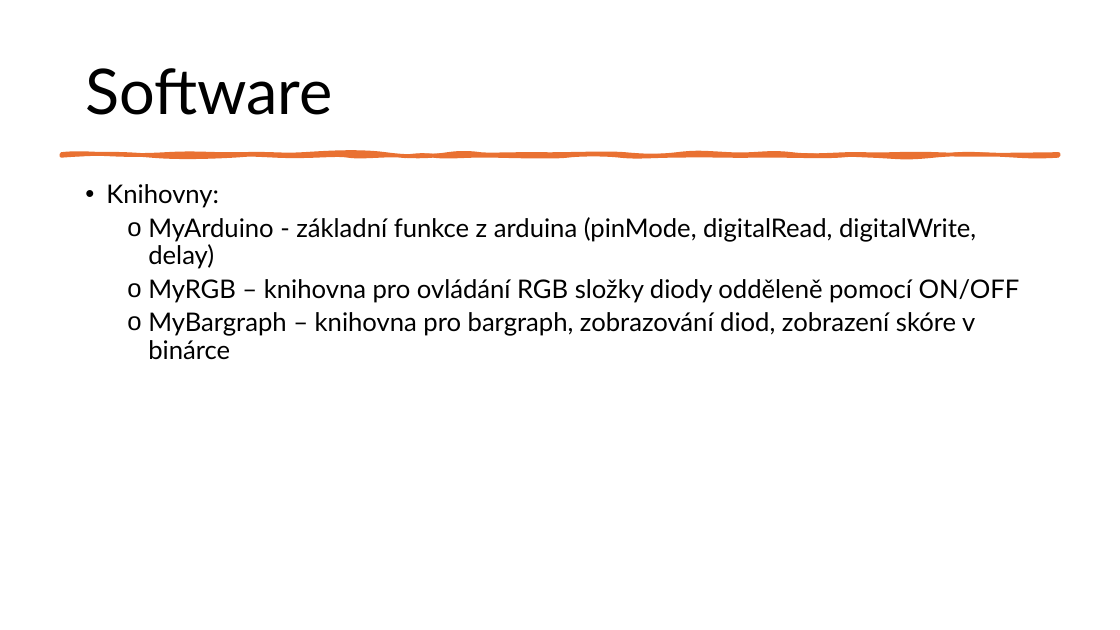
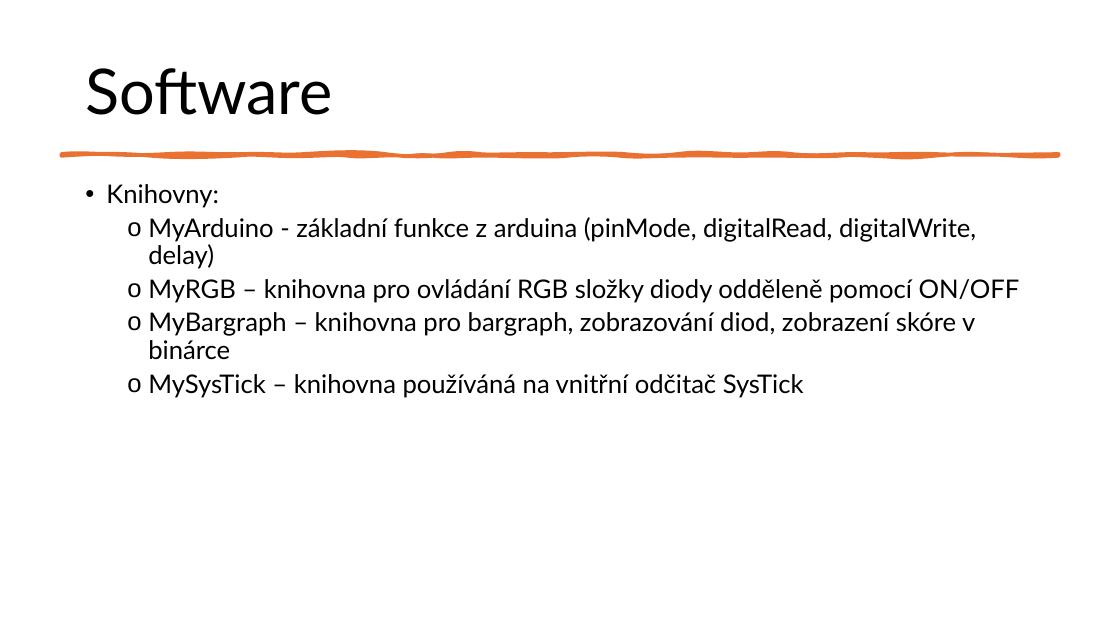
Before and after one commit to 4RustCZ/MCUGame, a slide deck: slide 5 of doc/Presentation.pptx. Drawn at 1120x630 pixels with LibreOffice and Linux fonts; fonts in the diff are those of the drawing. Boxes give left, top, right and bottom in pixels: in the first picture for what was removed or moved away, otherwise in the second. Text is boxed around its words. In the diff, an @@ line names an element or a change of style, - is before the commit and + after.

Commit message:
save14

```diff
--- a/doc/Presentation.pptx
+++ b/doc/Presentation.pptx
@@ text at [148, 374, 804, 398]: paragraph added @@
+  o MySysTick – knihovna používáná na vnitřní odčitač SysTick
```
